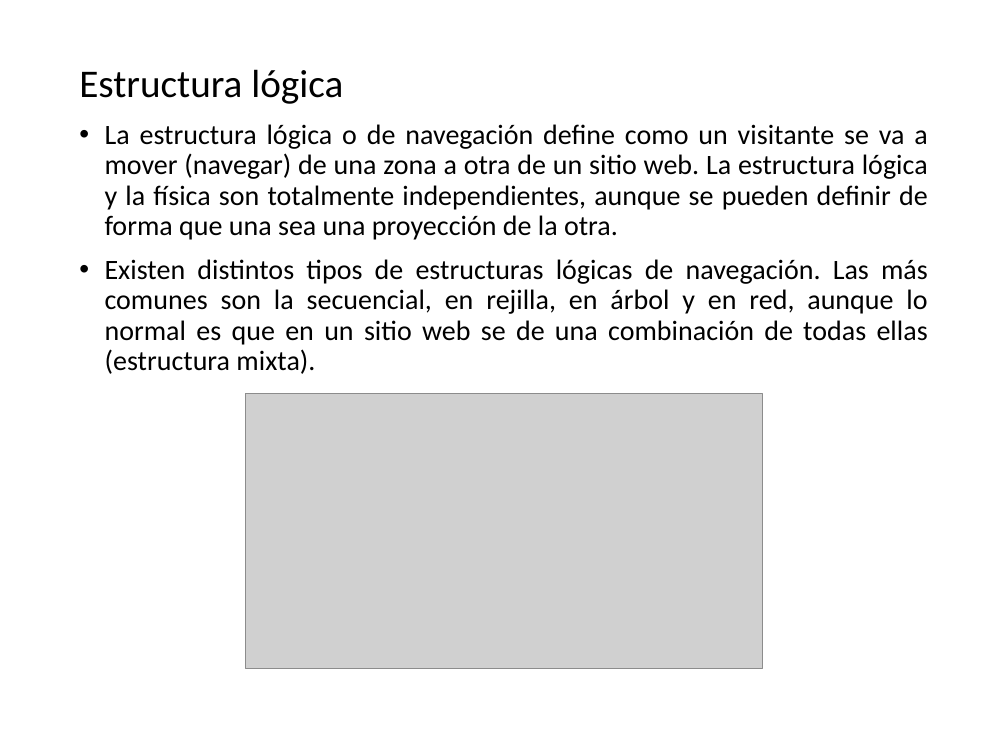
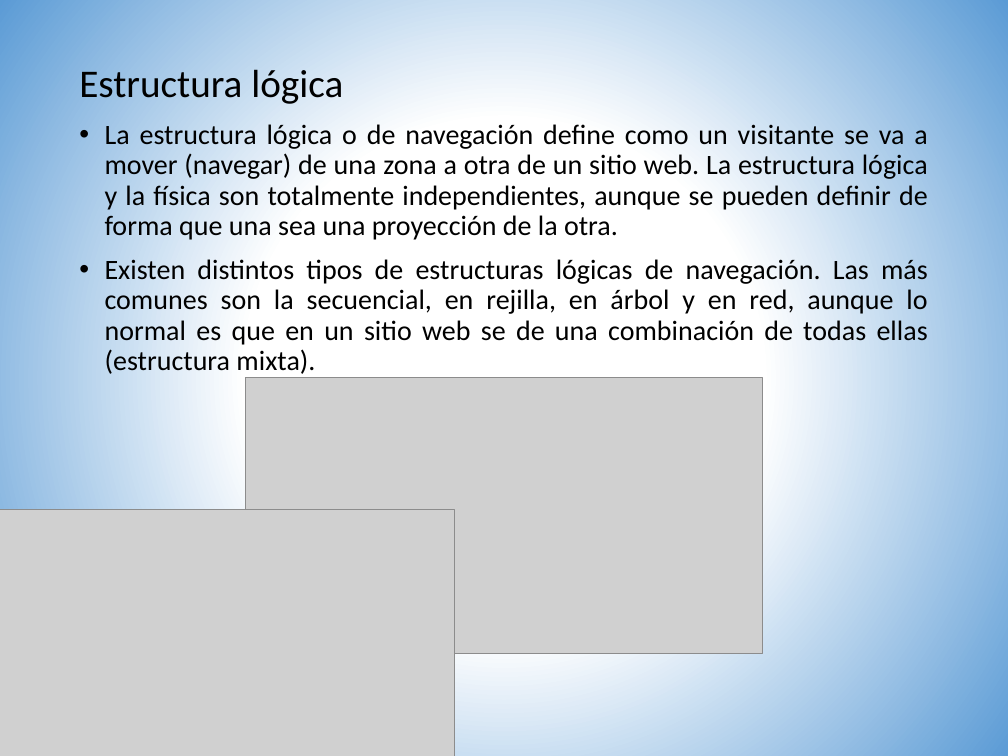
Before and after one commit to neglato/001_Proyecto_centro_buena, a slide deck: slide 15 of BBDD/exposicion.pptx. Drawn at 1008x756 pixels with LibreOffice and Linux fonts; fonts in the diff are those of the drawing; grey boxes stand for pictures. Boxes give left, top, right and bottom in pixels: in the first picture for what was removed or moved away, otherwise in the second. Text is boxed around its words. In the diff, an @@ line names an element or a change of style, - is before the commit and + after.

```diff
--- a/BBDD/exposicion.pptx
+++ b/BBDD/exposicion.pptx
@@ background #FFFFFF to gradient #FFFFFF to #5B9BD5 @@
@@ picture: place and size @@
-picture at [246, 393, 762, 668]
+picture at [246, 378, 762, 653]
@@ picture added at [0, 510, 455, 756] @@
```
Also in this commit, not shown: 28 other slides changed, 4 slides added, 3 slides removed.
